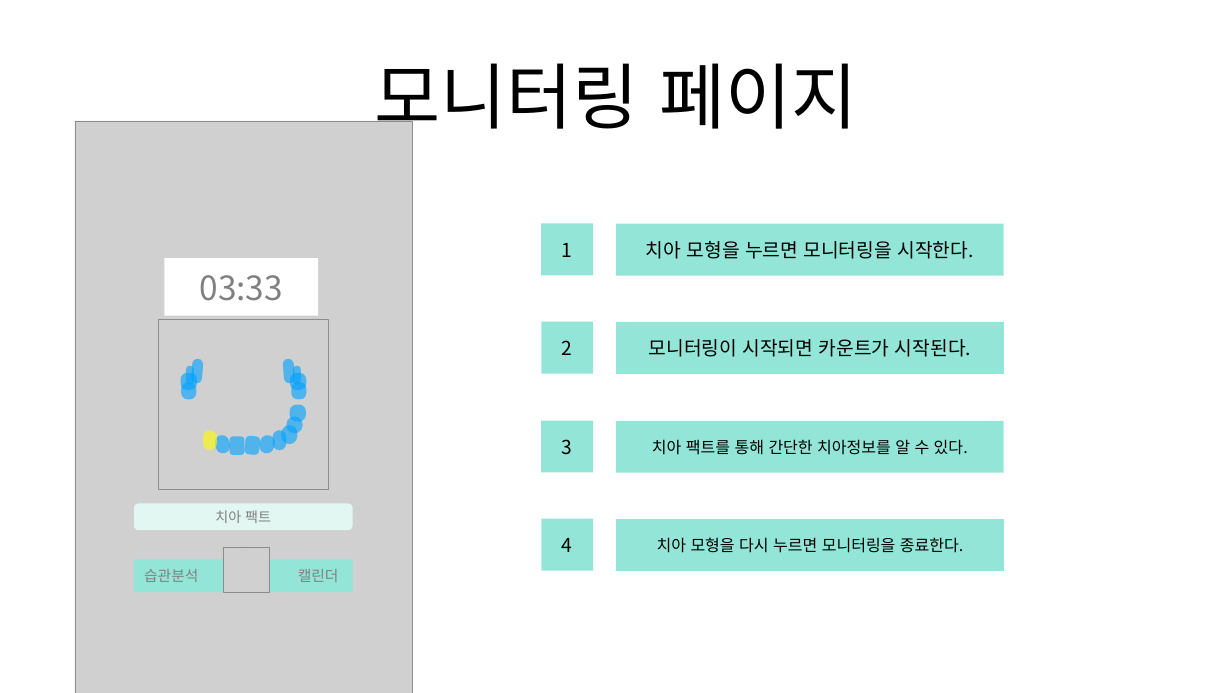
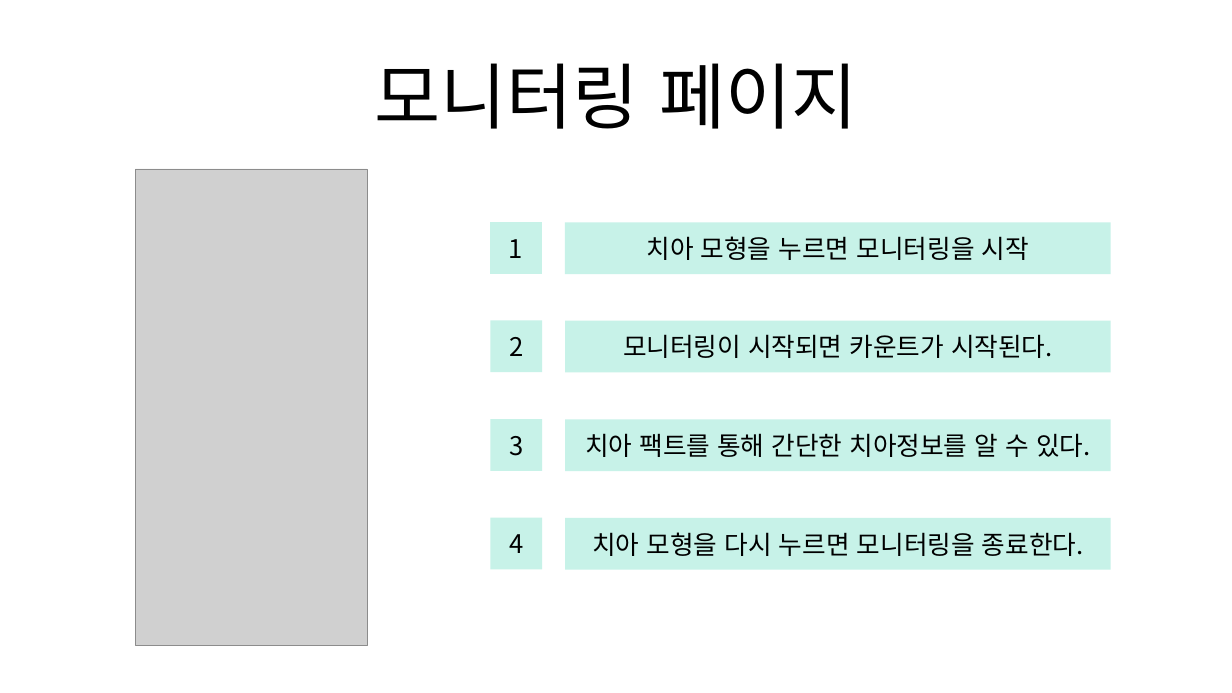
Before and after one commit to Team-Achi/Docs, a slide deck: slide 13 of 캡스톤디자인_5주차 발표자료_5조.pptx. Drawn at 1232x693 pixels with LibreOffice and Linux fonts; fonts in the diff are those of the drawing; grey boxes stand for pictures. Boxes give left, top, right and bottom in pixels: in the first picture for what was removed or moved away, otherwise in the second. Text is boxed around its words. In the diff, an @@ line names an element or a change of style, - is before the commit and + after.

```diff
--- a/캡스톤디자인_5주차 발표자료_5조.pptx
+++ b/캡스톤디자인_5주차 발표자료_5조.pptx
@@ picture resized from (x1=75, y1=121, x2=412, y2=693) to (x1=135, y1=169, x2=367, y2=645) @@
@@ rectangle "치아 모형을 누르면 모니터링을 시작" resized from (x1=616, y1=224, x2=1003, y2=275) to (x1=565, y1=222, x2=1111, y2=274) @@
@@ rectangle "치아 모형을 누르면 모니터링을 시작" at (x1=565, y1=222, x2=1111, y2=274): fill #93E5D7 to #C7F2E8 @@
@@ text in rectangle at (x1=646, y1=236, x2=1029, y2=260): text changed; size 30 to 40 pt @@
-치아 모형을 누르면 모니터링을 시작한다.
+치아 모형을 누르면 모니터링을 시작
@@ rectangle removed at (x1=164, y1=258, x2=318, y2=316) @@
-03:33
@@ size 30 to 40 pt; fill #93E5D7 to #C7F2E8 in 5 elements at (x1=490, y1=222, x2=542, y2=274), (x1=490, y1=419, x2=542, y2=471), (x1=490, y1=320, x2=542, y2=372), (x1=490, y1=517, x2=542, y2=569), (x1=565, y1=321, x2=1111, y2=372) @@
@@ rectangle "모니터링이 시작되면 카운트가 시작된다." resized from (x1=616, y1=322, x2=1004, y2=374) to (x1=565, y1=321, x2=1111, y2=372) @@
@@ group removed at (x1=158, y1=319, x2=328, y2=489): 17 rounded rectangles, 1 picture @@
@@ rectangle "치아 팩트를 통해 간단한 치아정보를 ..." at (x1=565, y1=419, x2=1111, y2=471): size 25 to 40 pt; fill #93E5D7 to #C7F2E8 @@
@@ rectangle "치아 팩트를 통해 간단한 치아정보를 ..." resized from (x1=616, y1=421, x2=1003, y2=473) to (x1=565, y1=419, x2=1111, y2=471) @@
@@ rounded rectangle removed at (x1=134, y1=504, x2=352, y2=530) @@
-치아 팩트
@@ 4 rectangles moved together from (x1=541, y1=224, x2=593, y2=570) to (x1=490, y1=222, x2=542, y2=569) @@
@@ rectangle "치아 모형을 다시 누르면 모니터링을 ..." resized from (x1=616, y1=519, x2=1004, y2=570) to (x1=565, y1=518, x2=1111, y2=570) @@
@@ rectangle "치아 모형을 다시 누르면 모니터링을 ..." at (x1=565, y1=518, x2=1111, y2=570): size 25 to 40 pt; fill #93E5D7 to #C7F2E8 @@
@@ rectangle removed at (x1=134, y1=559, x2=209, y2=592) @@
-습관분석
@@ rectangle removed at (x1=209, y1=559, x2=284, y2=592) @@
@@ ellipse removed at (x1=224, y1=547, x2=269, y2=592) @@
@@ picture removed at (x1=224, y1=547, x2=269, y2=592) @@
@@ rectangle removed at (x1=284, y1=559, x2=352, y2=592) @@
-캘린더
```
Also in this commit, not shown: 6 other slides changed.
